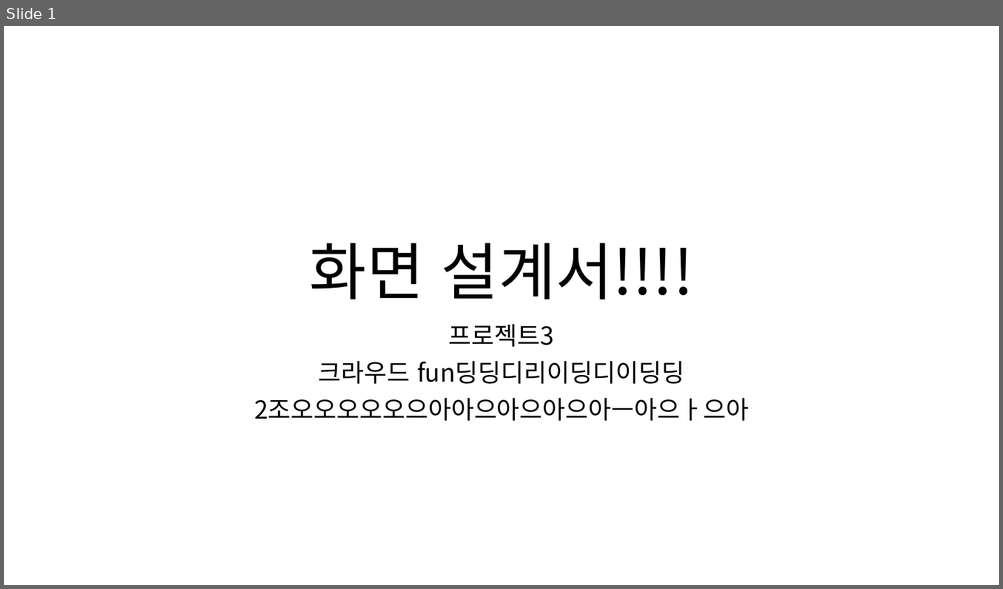
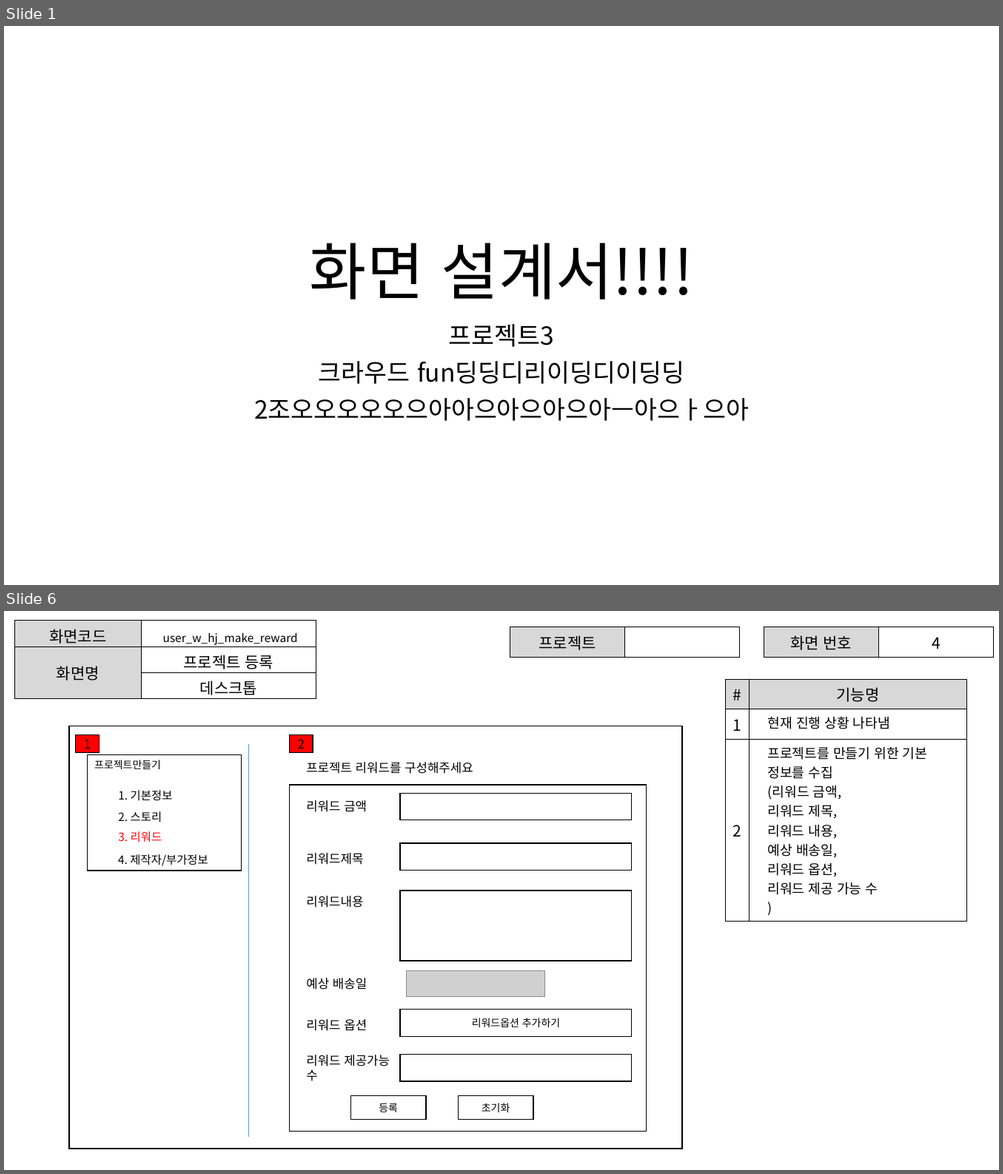
Before and after one commit to ezenteam2/EzenCrowdFunding, a slide deck: project03 화면설계서/0228 발표용 project03 - 화면 설계서 - 형준.pptx. Shown one above the other, each under a label of ours: slide 1 before the commit, slides 1 and 6 after it; the slides between them are not shown. The pictures are 1003x589 and 1003x1174 pixels, drawn with LibreOffice and Linux fonts; fonts in the diff are those of the drawing; grey boxes stand for pictures. Boxes give left, top, right and bottom in pixels: in the first picture for what was removed or moved away, otherwise in the second. Text is boxed around its words. In the diff, an @@ line names an element or a change of style, - is before the commit and + after.

```diff
--- a/project03 화면설계서/0228 발표용 project03 - 화면 설계서 - 형준.pptx
+++ b/project03 화면설계서/0228 발표용 project03 - 화면 설계서 - 형준.pptx
@@ slide 6 added at (x1=4, y1=611, x2=999, y2=1170), background #FFFFFF @@
@@ table added at (x1=14, y1=621, x2=316, y2=699), 3 rows, 2 columns @@
+화면코드 | user_w_hj_make_reward
+화면명 | 프로젝트 등록
+ | 데스크톱
@@ table added at (x1=510, y1=627, x2=740, y2=653), 1 rows, 2 columns @@
+프로젝트 | 
@@ table added at (x1=763, y1=627, x2=993, y2=653), 1 rows, 2 columns @@
+화면 번호 | 4
@@ table added at (x1=726, y1=680, x2=967, y2=898), 3 rows, 2 columns @@
+# | 기능명
+1 | 현재 진행 상황 나타냄
+2 | 프로젝트를 만들기 위한 기본 정보를 수집 / (리워드 금액, / 리워드 제목, / 리워드 내용, / 예상 배송일, / 리워드 옵션, / 리워드 제공 가능 수 / )
@@ rectangle added at (x1=69, y1=726, x2=683, y2=1150), outline #000000 1 pt @@
@@ rectangle added at (x1=76, y1=735, x2=99, y2=753), fill #FF0000, outline #000000 1 pt, 12 pt, text #000000 @@
+1
@@ line added from (248, 743) to (248, 1138), #5B9BD5 0.5 pt @@
@@ rectangle added at (x1=87, y1=755, x2=241, y2=871), outline #000000 1 pt @@
@@ text added at (x1=94, y1=760, x2=161, y2=769), 10 pt, text #000000 @@
+프로젝트만들기
@@ text added at (x1=118, y1=790, x2=173, y2=801), 11 pt, text #000000 @@
+1. 기본정보
@@ text added at (x1=118, y1=812, x2=162, y2=823), 11 pt, text #000000 @@
+2. 스토리
@@ text added at (x1=118, y1=832, x2=162, y2=843), 11 pt, text #FF0000 @@
+3. 리워드
@@ text added at (x1=118, y1=854, x2=208, y2=866), 11 pt, text #000000 @@
+4. 제작자/부가정보
@@ group added at (x1=289, y1=735, x2=646, y2=1132): 9 rectangles, 7 texts, 1 picture @@
+프로젝트 리워드를 구성해주세요
+2
+리워드 금액
+리워드제목
+리워드내용
+예상 배송일
+리워드 옵션
+리워드옵션 추가하기
+등록
+초기화
+리워드 제공가능 수
```
Also in this commit, not shown: 17 other slides added, 1 other file.
